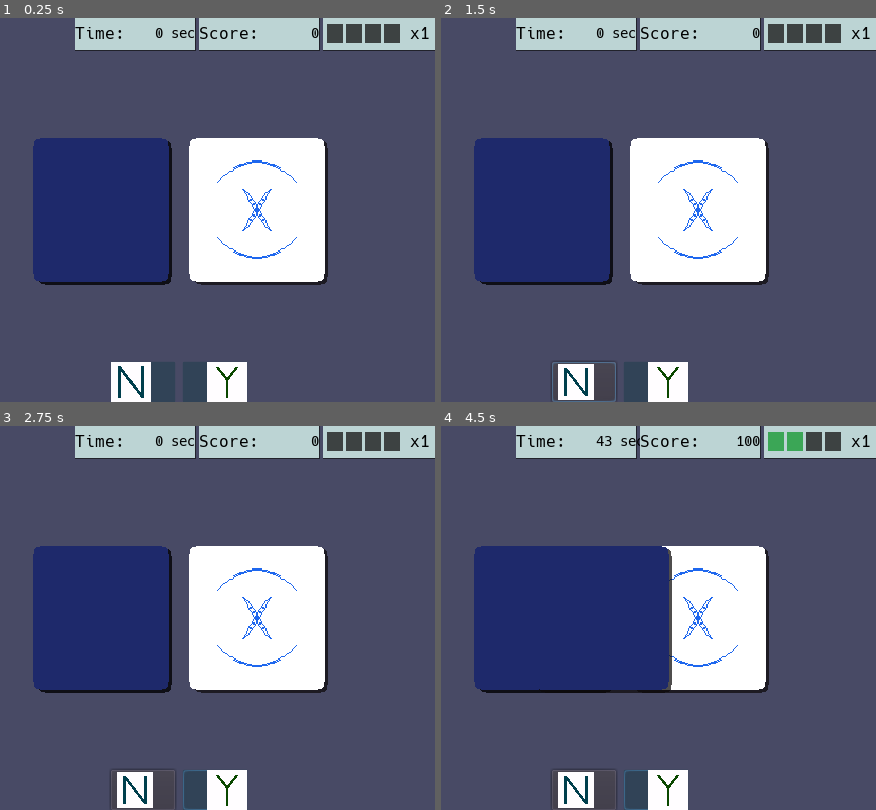
Above: before the commit, frames 1-4 (two rows, left to right).
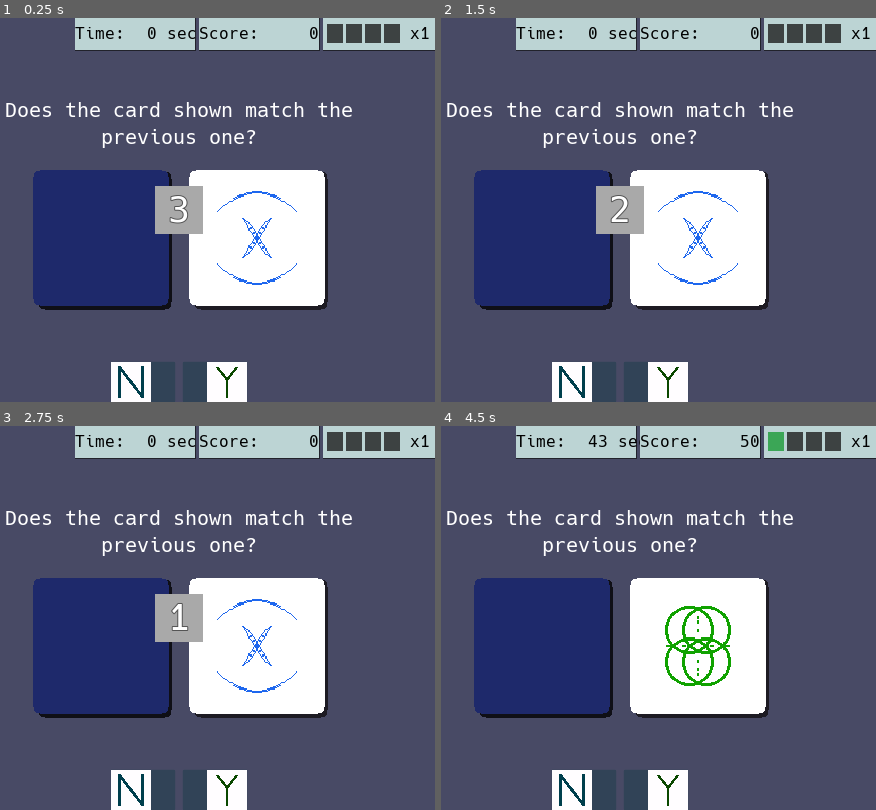
Above: after the commit, the same moments.

Repository: doc-breen/OccultQuickMatch
Game: Godot game, scene res://FastMatchGame.tscn
Two runs of this game, one before a commit and one after it. Both use one fixed random seed, a clock stepped at 60 frames per second and the inputs below.
Inputs (mouse positions are in pixels of both pictures, inside the frame that each line leads up to):
- Up to frame 1 (0.25 s): no input
- Up to frame 2 (1.5 s): click (654, 382) at 0.5 s; click (584, 382) at 1.25 s
- Up to frame 3 (2.75 s): hold Right (ui_right) from 2.03 s (still down)
- Up to frame 4 (4.5 s): tap Enter at 2.75 s; release Right (ui_right) at 2.78 s; hold Left (ui_left) 2.78-3.53 s; hold Right (ui_right) from 3.53 s (still down); tap Space at 4.25 s

The runs differ from the first frame. In frame 1, 13% of the frame differs, in the area x 1-81%, y 2-77%; in frame 2, 14%; in frame 3, 14%; in frame 4, 18%, in the area x 1-84%, y 1-100%.

Commit message:
Added countdown timer

Diff:
--- a/FastMatchGame.gd
+++ b/FastMatchGame.gd
@@ -19,7 +19,7 @@
 var last_card: int
 var this_card: int
 var rng = RandomNumberGenerator.new()
-onready var card_shown = $CardPiles/Card
+onready var card_shown = $VBoxContainer/CardPiles/Card
 var card1 = preload("res://Assets/card1.png")
 var card2 = preload("res://Assets/card2.png")
 var card3 = preload("res://Assets/card3.png")
@@ -32,7 +32,9 @@
 onready var right_sound = $CorrectSound
 onready var wrong_sound = $WrongSound
 onready var ding_sound = $CountSound
-
+# Countdown timer
+onready var countdown = $Countdown
+onready var count_label = $Countdown/ColorRect/Label
 
 func _ready():
 	#default_pos = card_shown.rect_position
@@ -40,8 +42,25 @@
 	# Initialize random card
 	this_card = rng.randi_range(1,5)
 	_show_card(this_card)
-	# Short pause before starting
-	yield(get_tree().create_timer(3),"timeout")
+	# Short pause before starting, display countdown timer
+	count_label.text = "3"
+	countdown.popup()
+	yield(get_tree().create_timer(.9),"timeout")
+	ding_sound.play()
+	countdown.hide()
+	yield(get_tree().create_timer(.1),"timeout")
+	count_label.text = "2"
+	countdown.popup()
+	yield(get_tree().create_timer(.9),"timeout")
+	ding_sound.play()
+	countdown.hide()
+	yield(get_tree().create_timer(.1),"timeout")
+	count_label.text = "1"
+	countdown.popup()
+	yield(get_tree().create_timer(.9),"timeout")
+	ding_sound.play()
+	countdown.hide()
+	yield(get_tree().create_timer(.1),"timeout")
 	timer.start(45)
 	_change_card()
 
@@ -85,7 +104,7 @@
 	# Set the new card underneath
 	_show_card(this_card)
 	# Add old card as child of new card
-	$CardPiles/Card.add_child(card_stack)
+	$VBoxContainer/CardPiles/Card.add_child(card_stack)
 	# tween last card away
 	var tween = create_tween()
 	yield(tween.tween_property(card_stack,"rect_position",-Vector2(96,0),.15),"finished")
--- a/FastMatchGame.tscn
+++ b/FastMatchGame.tscn
@@ -14,7 +14,6 @@
 font_data = ExtResource( 5 )
 
 [sub_resource type="DynamicFont" id=9]
-size = 14
 use_filter = true
 font_data = ExtResource( 5 )
 
@@ -23,11 +22,15 @@
 font_data = ExtResource( 5 )
 
 [sub_resource type="DynamicFont" id=10]
-size = 14
 use_filter = true
 font_data = ExtResource( 5 )
 
 [sub_resource type="DynamicFont" id=3]
+use_filter = true
+font_data = ExtResource( 5 )
+
+[sub_resource type="DynamicFont" id=14]
+size = 20
 use_filter = true
 font_data = ExtResource( 5 )
 
@@ -60,6 +63,10 @@
 
 [sub_resource type="StyleBoxFlat" id=13]
 bg_color = Color( 0.294118, 0.415686, 0.384314, 1 )
+corner_radius_top_left = 1
+corner_radius_top_right = 1
+corner_radius_bottom_right = 1
+corner_radius_bottom_left = 1
 
 [sub_resource type="StyleBoxFlat" id=12]
 bg_color = Color( 0.180392, 0.34902, 0.415686, 1 )
@@ -80,6 +87,13 @@
 glow_hdr_luminance_cap = 10.0
 glow_hdr_scale = 3.0
 
+[sub_resource type="DynamicFont" id=15]
+size = 36
+outline_size = 1
+outline_color = Color( 0.329412, 0.329412, 0.329412, 1 )
+use_filter = true
+font_data = ExtResource( 5 )
+
 [node name="FastMatchGame" type="Control"]
 anchor_right = 1.0
 anchor_bottom = 1.0
@@ -117,7 +131,7 @@
 anchor_left = 1.0
 anchor_right = 1.0
 anchor_bottom = 1.0
-margin_left = -40.0
+margin_left = -48.0
 rect_min_size = Vector2( 40, 0 )
 custom_colors/font_color = Color( 0, 0, 0, 1 )
 custom_fonts/font = SubResource( 9 )
@@ -259,29 +273,52 @@
 margin_bottom = 17.0
 color = Color( 0.0470588, 0.0470588, 0.0470588, 0.654902 )
 
-[node name="CardPiles" type="HBoxContainer" parent="."]
+[node name="VBoxContainer" type="VBoxContainer" parent="."]
+anchor_left = 0.5
+anchor_top = 0.5
+anchor_right = 0.5
+anchor_bottom = 0.5
+margin_left = -176.0
+margin_top = -121.0
+margin_right = 176.0
+margin_bottom = 106.0
+alignment = 1
+
+[node name="Label" type="Label" parent="VBoxContainer"]
+margin_top = 9.0
+margin_right = 352.0
+margin_bottom = 65.0
+rect_min_size = Vector2( 0, 56 )
+custom_fonts/font = SubResource( 14 )
+text = "Does the card shown match the previous one?"
+align = 1
+autowrap = true
+
+[node name="ColorRect" type="ColorRect" parent="VBoxContainer"]
+margin_top = 69.0
+margin_right = 352.0
+margin_bottom = 77.0
+rect_min_size = Vector2( 0, 8 )
+color = Color( 1, 1, 1, 0 )
+
+[node name="CardPiles" type="HBoxContainer" parent="VBoxContainer"]
 modulate = Color( 1.5, 1.1, 1.1, 1 )
-anchor_left = 0.5
-anchor_top = 0.5
-anchor_right = 0.5
-anchor_bottom = 0.5
-margin_left = -192.0
-margin_top = -72.0
-margin_right = 192.0
-margin_bottom = 72.0
+margin_top = 81.0
+margin_right = 352.0
+margin_bottom = 217.0
 custom_constants/separation = 20
 alignment = 1
 
-[node name="CardBack" type="TextureRect" parent="CardPiles"]
+[node name="CardBack" type="TextureRect" parent="VBoxContainer/CardPiles"]
 modulate = Color( 0.0784314, 0.14902, 0.380392, 1 )
-margin_left = 46.0
-margin_right = 182.0
-margin_bottom = 144.0
+margin_left = 30.0
+margin_right = 166.0
+margin_bottom = 136.0
 rect_min_size = Vector2( 136, 136 )
 texture = ExtResource( 4 )
 expand = true
 
-[node name="Shadow" type="TextureRect" parent="CardPiles/CardBack"]
+[node name="Shadow" type="TextureRect" parent="VBoxContainer/CardPiles/CardBack"]
 self_modulate = Color( 0.0352941, 0.0352941, 0.0352941, 0.807843 )
 show_behind_parent = true
 anchor_left = 0.5
@@ -289,21 +326,21 @@
 anchor_right = 0.5
 anchor_bottom = 0.5
 margin_left = -63.0
-margin_top = -70.0
+margin_top = -67.0
 margin_right = 71.0
-margin_bottom = 75.0
+margin_bottom = 72.0
 texture = ExtResource( 4 )
 expand = true
 
-[node name="Card" type="TextureRect" parent="CardPiles"]
-margin_left = 202.0
-margin_right = 338.0
-margin_bottom = 144.0
+[node name="Card" type="TextureRect" parent="VBoxContainer/CardPiles"]
+margin_left = 186.0
+margin_right = 322.0
+margin_bottom = 136.0
 rect_min_size = Vector2( 136, 136 )
 texture = ExtResource( 4 )
 expand = true
 
-[node name="Shadow2" type="TextureRect" parent="CardPiles/Card"]
+[node name="Shadow2" type="TextureRect" parent="VBoxContainer/CardPiles/Card"]
 self_modulate = Color( 0.0352941, 0.0352941, 0.0352941, 0.72549 )
 show_behind_parent = true
 anchor_left = 0.5
@@ -311,9 +348,9 @@
 anchor_right = 0.5
 anchor_bottom = 0.5
 margin_left = -63.0
-margin_top = -70.0
+margin_top = -67.0
 margin_right = 71.0
-margin_bottom = 75.0
+margin_bottom = 72.0
 texture = ExtResource( 4 )
 expand = true
 
@@ -356,7 +393,6 @@
 one_shot = true
 
 [node name="PopupDialog" type="PopupDialog" parent="."]
-visible = true
 anchor_left = 0.5
 anchor_top = 0.5
 anchor_right = 0.5
@@ -424,6 +460,31 @@
 [node name="WrongSound" type="AudioStreamPlayer" parent="."]
 stream = ExtResource( 3 )
 
+[node name="Countdown" type="Popup" parent="."]
+visible = true
+anchor_left = 0.5
+anchor_top = 0.5
+anchor_right = 0.5
+anchor_bottom = 0.5
+margin_left = -24.0
+margin_top = -24.0
+margin_right = 24.0
+margin_bottom = 24.0
+popup_exclusive = true
+
+[node name="ColorRect" type="ColorRect" parent="Countdown"]
+anchor_right = 1.0
+anchor_bottom = 1.0
+color = Color( 0.662745, 0.662745, 0.662745, 1 )
+
+[node name="Label" type="Label" parent="Countdown/ColorRect"]
+anchor_right = 1.0
+anchor_bottom = 1.0
+custom_fonts/font = SubResource( 15 )
+text = "3"
+align = 1
+valign = 1
+
 [connection signal="pressed" from="UI/NoButton" to="." method="_on_NoButton_pressed"]
 [connection signal="pressed" from="UI/YesButton" to="." method="_on_YesButton_pressed"]
 [connection signal="timeout" from="Timer" to="." method="_on_Timer_timeout"]
Not shown: 1 places in FastMatchGame.tscn that only renumber resources
